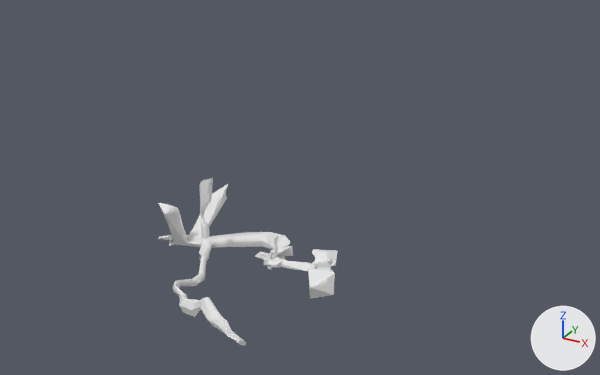
What one commit did to the Blender file Assets/Models/normal.blend.
One viewpoint serves both versions: a 50 mm lens placed at (100.9, -172.0, 107.3), pointed at (5.3, 1.8, 20.4). The axes (+X, +Y, +Z) are drawn at lower right. The lights are the same throughout.
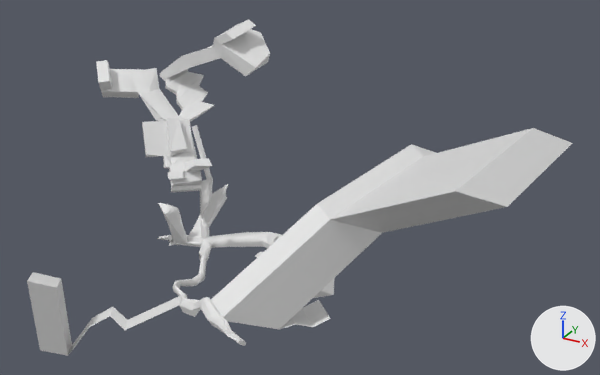
Where the change shows, as pixel boxes (x1, y1, x2, y2) in the pictures (600 x 375 px):
'Cube', reshaped (200% wider, 100% taller): before (157, 178, 338, 346); after (27, 19, 572, 356)
part 1 of me_cube, built on: after (27, 19, 270, 356)
part 2 of me_cube, built on: after (211, 128, 572, 329)

Patch to the scene script:
```diff
--- a/Assets/Models/normal.blend.py
+++ b/Assets/Models/normal.blend.py
@@ me_cube @@
 # used by ob_cube; location = (0.0, 0.0, 0.0)
-me_cube.from_pydata(...)  # 5345 vertices, 10681 faces; spans x -32.8..20.5, y -48.5..10.1, z -4.1..19.2
+me_cube.from_pydata(...)  # 5542 vertices, 10879 faces; spans x -72.9..64.5, y -54.8..48.9, z -15.7..58.3
+# me_cube part 1: 18 vertices moved within x -26.1..-11.8, y -25.0..-3.3, z -0.7..2.0; 2 vertices removed from x -23.1..-21.1, y -2.7..-1.2, z 16.1..18.6; 166 vertices added at x -72.9..-12.4, y -54.8..26.7, z -15.7..58.3
+# me_cube part 2: 2 vertices moved within x 8.3, y -3.6, z 1.8; 33 vertices added at x 13.0..64.5, y -33.3..48.9, z -0.4..37.6
 me_cube.materials.append(mat_material)
```
